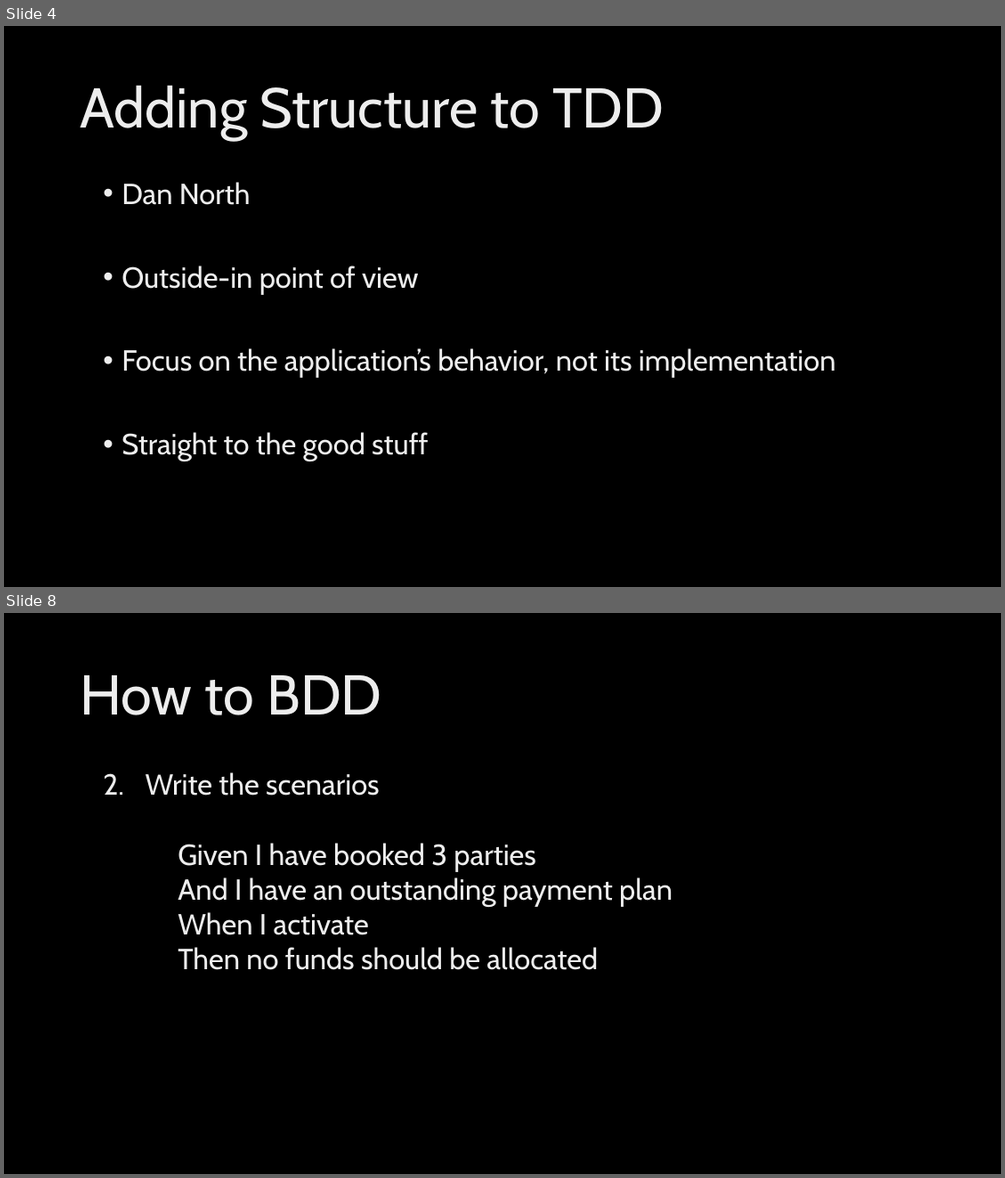
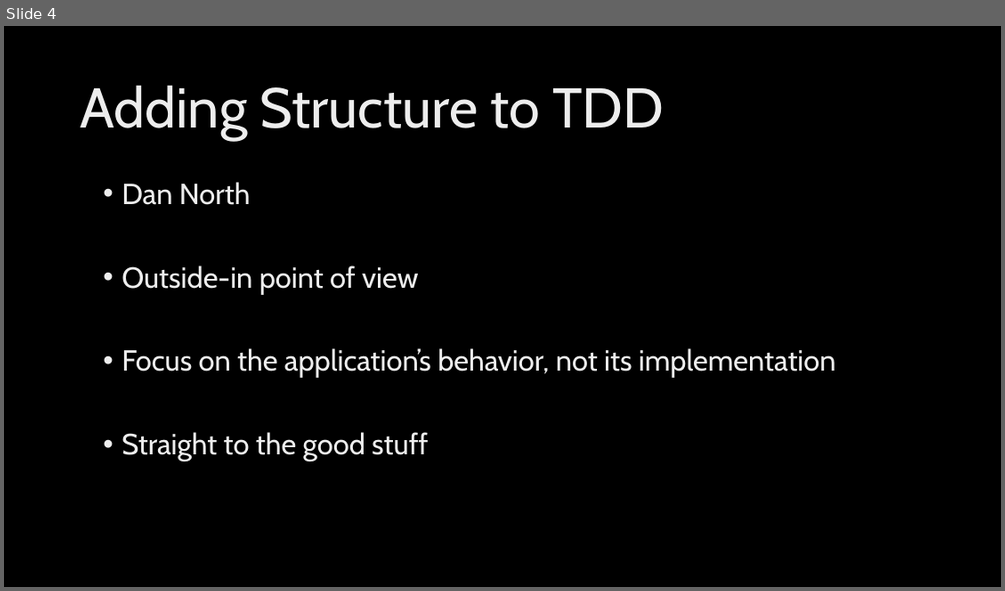
Before and after one commit to ingramam/BDD-lunch-and-learn, a slide deck: BDD.pptx. Shown one above the other, each under a label of ours: slides 4 and 8 before the commit, slide 4 after it; the slides between them are not shown. The pictures are 1005x1178 and 1005x591 pixels, drawn with LibreOffice and Linux fonts; fonts in the diff are those of the drawing; background and template pictures are left out. Boxes give left, top, right and bottom in pixels: in the first picture for what was removed or moved away, otherwise in the second. Text is boxed around its words. In the diff, an @@ line names an element or a change of style, - is before the commit and + after.

```diff
--- a/BDD.pptx
+++ b/BDD.pptx
@@ slide 8 removed at <box>4,613,1001,1174</box>, background picture (left out) @@
@@ title removed at <box>80,675,381,715</box> @@
-How to BDD
@@ text removed at <box>146,772,672,970</box> @@
-2. Write the scenarios
-Given I have booked 3 parties
-And I have an outstanding payment plan
-When I activate
-Then no funds should be allocated
```
Also in this commit, not shown: 2 slides changed, 6 slides added, 2 other slides removed, 2 other files.
